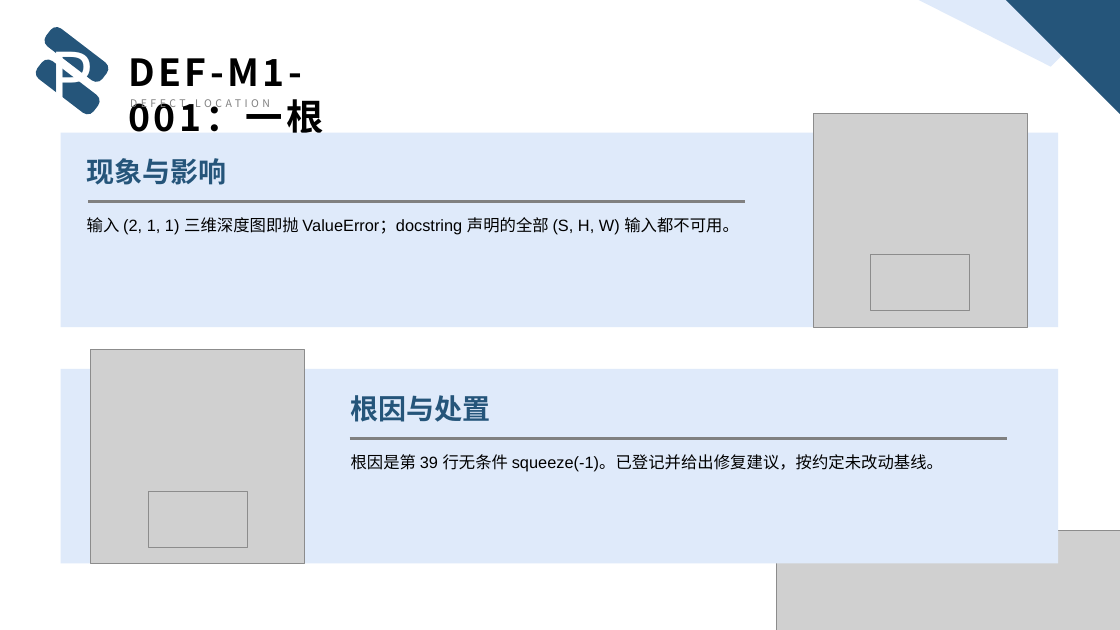
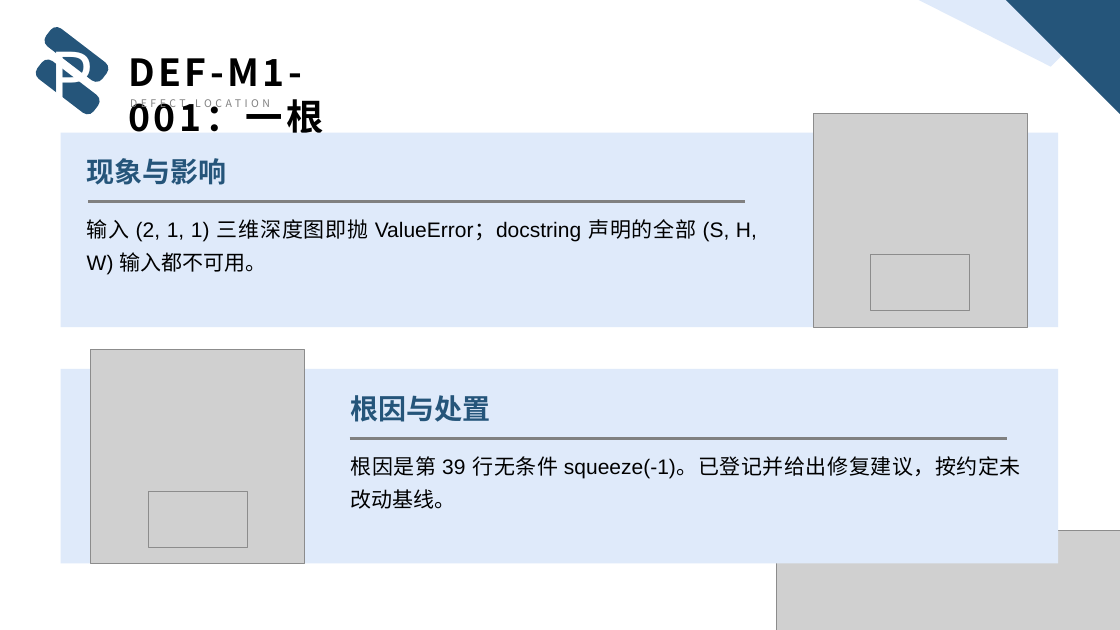
Before and after one commit to xingruliming/Software_testing, a slide deck: slide 12 of deliverables/模块一测试工作汇报/模块一测试工作汇报.pptx (slide 10 before the commit). Drawn at 1120x630 pixels with LibreOffice and Linux fonts; fonts in the diff are those of the drawing; grey boxes stand for pictures. Boxes give left, top, right and bottom in pixels: in the first picture for what was removed or moved away, otherwise in the second. Text is boxed around its words. In the diff, an @@ line names an element or a change of style, - is before the commit and + after.

```diff
--- a/deliverables/模块一测试工作汇报/模块一测试工作汇报.pptx
+++ b/deliverables/模块一测试工作汇报/模块一测试工作汇报.pptx
@@ text "输入 (2, 1, 1) 三维深度图即抛 ..." at <box>87,219,757,275</box>: size 14 to 18 pt @@
@@ text "根因是第 39 行无条件 squeeze(-1)。已登记并给出修复建议，按约定未改动基线。" at <box>351,456,1021,509</box>: size 14 to 18 pt @@
```
Also in this commit, not shown: 9 other slides changed, 4 slides added, 1 slide removed, 9 other files.
